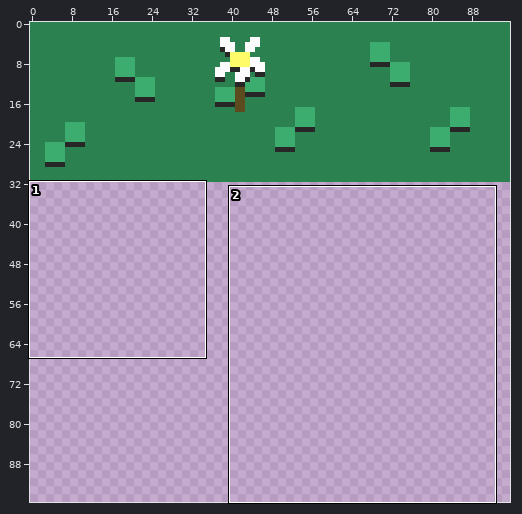
Two versions of one sprite sheet, src/assets/images/tileset.png. Above, an overview of the earlier version with the close-up marked.
Close-up. Before:
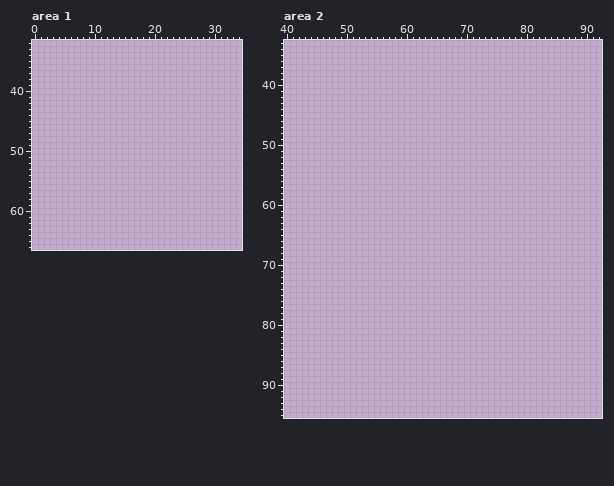
The file is 96x96 pixels. Colours within 5 levels of each other are drawn and written as one. Shown: area 1: x 0..34, y 32..66; area 2: x 40..92, y 33..95.
Palette (. is transparent): 
Pixels before, area 2 (only the part around the change), first column x 40:
33 ....................................................
34 ....................................................
35 ....................................................
36 ....................................................
37 ....................................................
38 ....................................................
39 ....................................................
40 ....................................................
41 ....................................................
42 ....................................................
43 ....................................................
44 ....................................................
45 ....................................................
46 ....................................................
47 ....................................................
48 ....................................................
49 ....................................................
50 ....................................................
51 ....................................................
52 ....................................................
53 ....................................................
54 ....................................................
55 ....................................................
56 ....................................................
57 ....................................................
58 ....................................................
59 ....................................................
60 ....................................................
61 ....................................................
62 ....................................................
63 ....................................................
64 ....................................................
65 ....................................................
66 ....................................................
67 ....................................................
68 ....................................................
69 ....................................................
70 ....................................................
71 ....................................................
72 ....................................................
73 ....................................................
74 ....................................................
75 ....................................................
76 ....................................................
77 ....................................................
78 ....................................................
79 ....................................................
80 ....................................................
81 ....................................................
82 ....................................................
83 ....................................................
84 ....................................................
85 ....................................................
86 ....................................................
87 ....................................................
88 ....................................................
89 ....................................................
90 ....................................................
91 ....................................................
92 ....................................................
93 ....................................................
94 ....................................................
95 ....................................................
After:
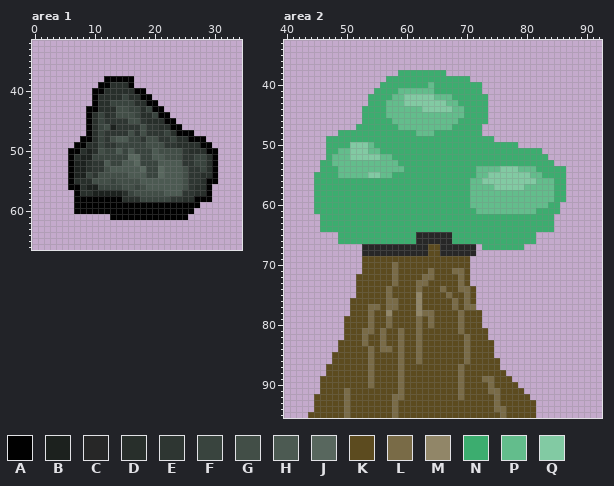
Colours new in this view: A #010101  B #1c211e  C #272727  D #282f2b  E #2e3632  F #39443e  G #424e47  H #4c5a52  J #58675e  K #5c4b1f  L #796b47  M #918668  N #3cad6f  P #63bd8c  Q #82caa3
Difference:
Changed rows in their new state; - is an unchanged pixel.
Area 1:
first column x 6:
38 ------AAAAA--------------
39 -----AADDDA--------------
40 ----AADDDDDAA------------
41 ----ADDDDFDDAA-----------
42 ----ADDFFFFDDAA----------
43 ---AADDDGGFFDFAA---------
44 ---ADFDEGGGFDDFAA--------
45 ---ADFEEEEGGEDDDAA-------
46 ---ADFGBEEEEGEEDDAA------
47 ---ADFEEEEGEGEEEFDAAA----
48 --AADFEGHHFFEGGEEFDDAAA--
49 -AADDFEEFFFFFGGGEEDDDDAA-
50 AADBDGFFHFHFFFHGGGGEDDDAA
51 ADBBFFFFFFJJFFHHGGGEEFFDA
52 ABBDEEHFFHHJFFFHHHHEEFFDA
53 ABBDEEGHHHHHJFFJHHHGEEFDA
54 ABBFEGGGGGHHHFFJHHHGEEDDA
55 ADDDGGGFGGGGHHHHHHHGEEDAA
56 AADBBFFFFGGFGHHHHHHGEDDA-
57 -ADDBBBBBDFGGGGGHHHEEDDA-
58 -AAAAAAAADDDFFFFFEEDDAAA-
59 -AAAAAAAAAAAAAAAAAAAAA---
60 -AAAAAAAAAAAAAAAAAAAA----
61 -------AAAAAAAAAAAAA-----
Area 2:
first column x 44:
38 ---------------NNNNNNNN--------------------
39 -------------NNNNNNNNNNNNNN----------------
40 ------------NNNNNNNNPNNNNNNNN--------------
41 -----------NNNNPPPPPPNNNNNNNN--------------
42 ----------NNNNPPQQQQQPPPNNNNNN-------------
43 ----------NNNPPPQQQQQQQPPNNNNN-------------
44 ---------NNNNPPPPPPQQQQQPPNNNN-------------
45 ---------NNNNPPPPPPPPPPPPPNNNN-------------
46 ---------NNNNNPPPPPPPPPPPNNNNN-------------
47 --------NNNNNNNPPPPPPPPPNNNNN--------------
48 -----NNNNNNNNNNNNNPPPNNNNNNNN--------------
49 ---NNNNNNNNNNNNNNNNNNNNNNNNNNNN------------
50 ---NNNNQQQPNNNNNNNNNNNNNNNNNNNNNNNN--------
51 ---NNPPQQQPPNNNNNNNNNNNNNNNNNNNNNNNNNNN----
52 ---NPPPQQQQQPPNNNNNNNNNNNNNNNNNNNNNNNNNN---
53 --NNPPPPPPPPPPPNNNNNNNNNNNNNNNNNNNNNNNNNN--
54 --NNNPPPPPPPPPPPNNNNNNNNNNNNPPPPQQQPPPNNNNN
55 -NNNNPPPPPQQPPNNNNNNNNNNNNNNPPQQQQQQQPPNNNN
56 -NNNNNNNNNNNNNNNNNNNNNNNNNNPPQQQQQQQQQPPPNN
57 -NNNNNNNNNNNNNNNNNNNNNNNNNNPPPPQQQQQPPPPPNN
58 -NNNNNNNNNNNNNNNNNNNNNNNNNNPPPPPPPPPPPPPPNN
59 -NNNNNNNNNNNNNNNNNNNNNNNNNNPPPPPPPPPPPPPPNN
60 -NNNNNNNNNNNNNNNNNNNNNNNNNNPPPPPPPPPPPPPNN-
61 -NNNNNNNNNNNNNNNNNNNNNNNNNNNPPPPPPPPPPNNNN-
62 --NNNNNNNNNNNNNNNNNNNNNNNNNNNNNNNNNNNNNNN--
63 --NNNNNNNNNNNNNNNNNNNNNNNNNNNNNNNNNNNNNNN--
64 --NNNNNNNNNNNNNNNNNNNNNNNNNNNNNNNNNNNNNNN--
65 -----NNNNNNNNNNNNNCCCCCCNNNNNNNNNNNNNN-----
66 -----NNNNNNNNNNNNNCCCCCCNNNNNNNNNNNNNN-----
67 ---------CCCCCCCCCCCKKCCCCCC-NNNNNNN-------
68 ---------CCCCCCCCCCCKKCCCCCC---------------
69 ---------KKKKKKKKKKKKKKKKKK----------------
70 ---------KKKKKLKKKKKKKKKKKK----------------
71 ---------KKKKKLKKKKKLKKKLLK----------------
72 --------KKKKKKLKKKKLLKKKKLK----------------
73 --------KKKKKKLKKKLLKKKKKLK----------------
74 --------KKKKKLKKKKLKKKLKKLLK---------------
75 --------KKKKKLKKKKMKKKKLKKLK---------------
76 -------KKKKKKLLKKKMKKKKKLKLK---------------
77 -------KKKLLKLLKKKMKKKKKLKLL---------------
78 -------KKKLKKMKKKKMLLKKKKLKKK--------------
79 ------KKKKLKKLKKKKLKLKKKKLKKK--------------
80 ------KKKKLKKLKKKKLKLKKKKLKKK--------------
81 ------KKKLLKLKKLKKLKKKKKKLKKKK-------------
82 ------KKKLKKLKKLKKLKKKKKKKLKKK-------------
83 -----KKKKLKKLKKLKKLKKKKKKKLKKKK------------
84 -----KKKKKLKLLKLKKLKKKKKKKLKKKK------------
85 ----KKKKKKLKKKKLKKLKKKKKKKLKKKK------------
86 ----KKKKKKLKKKKLKKLKKKKKKKLKKKKK-----------
87 ---KKKKKKKLKKKKLKKKKKKKKKLKKKKKK-----------
88 ---KKKKKKKLKKKKLKKKKKKKKKLKKKKKKK----------
89 --KKKKKKKKLKKKKLKKKKKKKKKLKKKLLKKK---------
90 --KKKKKKKKLKKKKLKKKKKKKKKLKKKKLKKKK--------
91 --KKKKLKKKKKKKKLKKKKKKKKKLKKKKLLKKKK-------
92 -KKKKKLKKKKKKKLLKKKKKKKKKLKKKKKLKKKKK------
93 -KKKKKLKKKKKKKLKKKKKKKKKKKKKKKKLKKKKKK-----
94 -KKKKKLKKKKKKKLKKKKKKKKKKKKKKKKLLKKKKK-----
95 KKKKKKLKKKKKKKLKKKKKKKKKKKKKKKKKLKKKKK-----
Changed places in both close-ups, as pixel boxes (x1, y1, x2, y2):
added: (68, 76, 218, 220)
added: (308, 70, 566, 418)
